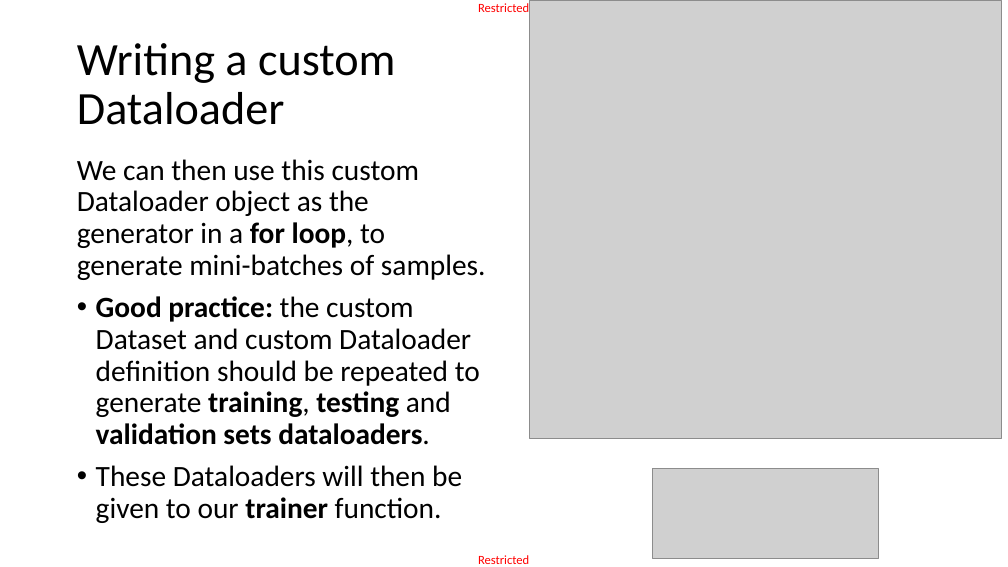
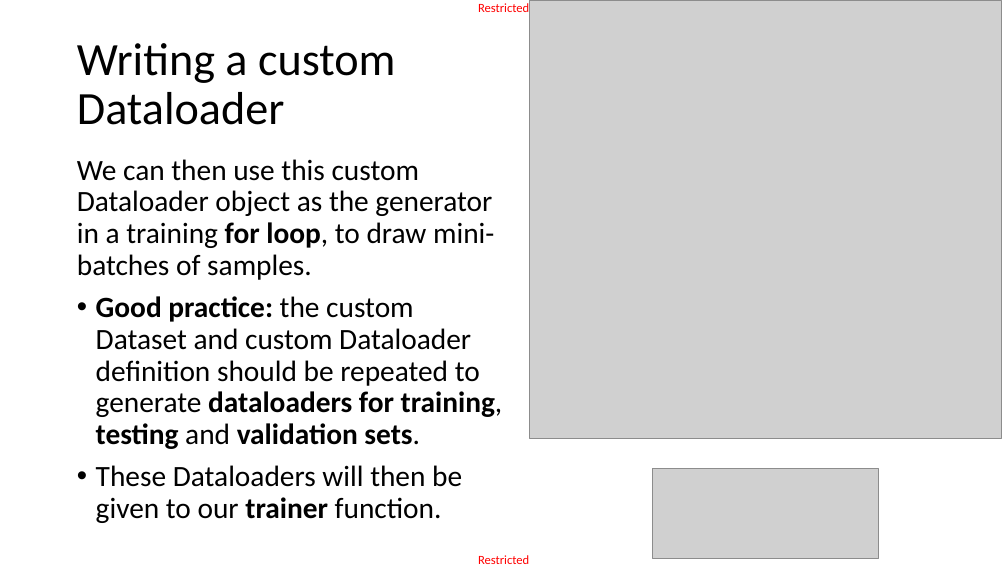
Before and after one commit to matthieudemari/SUTD_DL_50_039, a slide deck: slide 16 of W3/3. W3S3 final/W3S3.pptx. Drawn at 1008x567 pixels with LibreOffice and Linux fonts; fonts in the diff are those of the drawing; grey boxes stand for pictures. Boxes give left, top, right and bottom in pixels: in the first picture for what was removed or moved away, otherwise in the second. Text is boxed around its words. In the diff, an @@ line names an element or a change of style, - is before the commit and + after.

```diff
--- a/W3/3. W3S3 final/W3S3.pptx
+++ b/W3/3. W3S3 final/W3S3.pptx
@@ text at (77,159,503,449): text changed @@
-We can then use this custom Dataloader object as the generator in a for loop, to generate mini-batches of samples.
-• Good practice: the custom Dataset and custom Dataloader definition should be repeated to generate training, testing and validation sets dataloaders.
+We can then use this custom Dataloader object as the generator in a training for loop, to draw mini-batches of samples.
+• Good practice: the custom Dataset and custom Dataloader definition should be repeated to generate dataloaders for training, testing and validation sets.
```
Also in this commit, not shown: 4 other slides changed, 17 other files.
